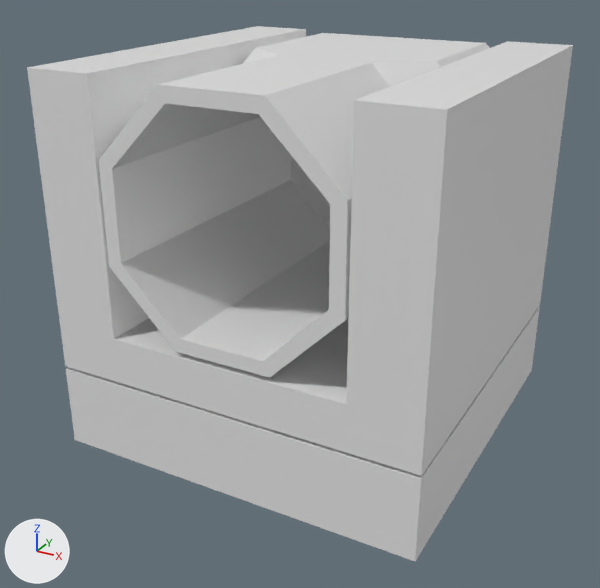
An edit to the Blender file Assets/Models/CannonTurret.blend, drawn before and after from the same camera.
Rendered twice from a 50 mm lens placed at (1.96, -3.8, 2.58), pointed at (-0.05, -0.15, 0.75). Every picture has the same lights, and +X, +Y and +Z are marked at lower left.

Before the edit, the objects in view are built like this:
```python
mat_material = principled_material('Material')
mat_material.base_color = (0.8, 0.8, 0.8)  # white #e7e7e7
mat_material.roughness = 0.4
me_cylinder = bpy.data.meshes.new('Cylinder')
me_cylinder.from_pydata(...)  # 120 vertices, 102 faces; spans x -2.13..1.73, y -2.42..1.44, z -1.0..1.0
me_cylinder.materials.append(mat_material)  # white #e7e7e7
ob_cannon = bpy.data.objects.new('Cannon', me_cylinder)
ob_cannon.location = (0.0, 0.0, 1.358)
ob_cannon.rotation_euler = (1.571, -0.393, 0.0)  # degrees (90, -23, 0)
ob_cannon.scale = (0.677, 0.677, 1.0)
```
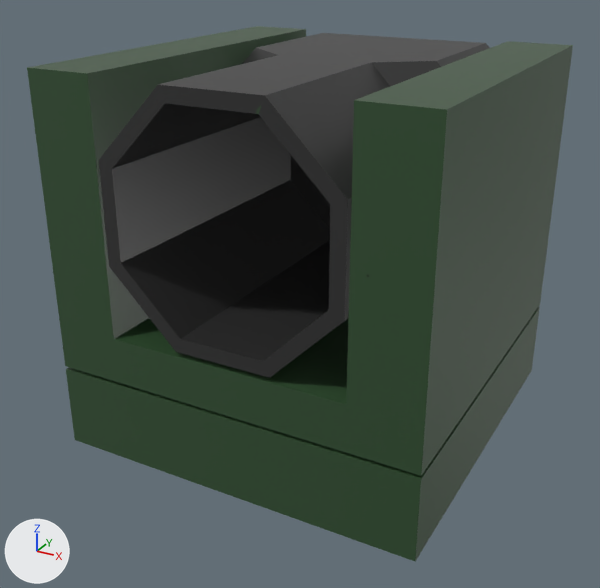
Boxes [x1, y1, x2, y2] around the edits, measured in the pictures (600 x 588 px):
'Cannon', surface changed
    both: [27, 26, 573, 561]

The change, as a list of edits to the scene's bpy script:
```text
Add img_cannon:
    img_cannon = load_image('cannon', '../Textures/cannon.png', 1024, 1024, 'sRGB')
Change mat_material:
    remove mat_material.base_color = (0.8, 0.8, 0.8)  # white #e7e7e7
    add mat_material.texture = img_cannon
```
